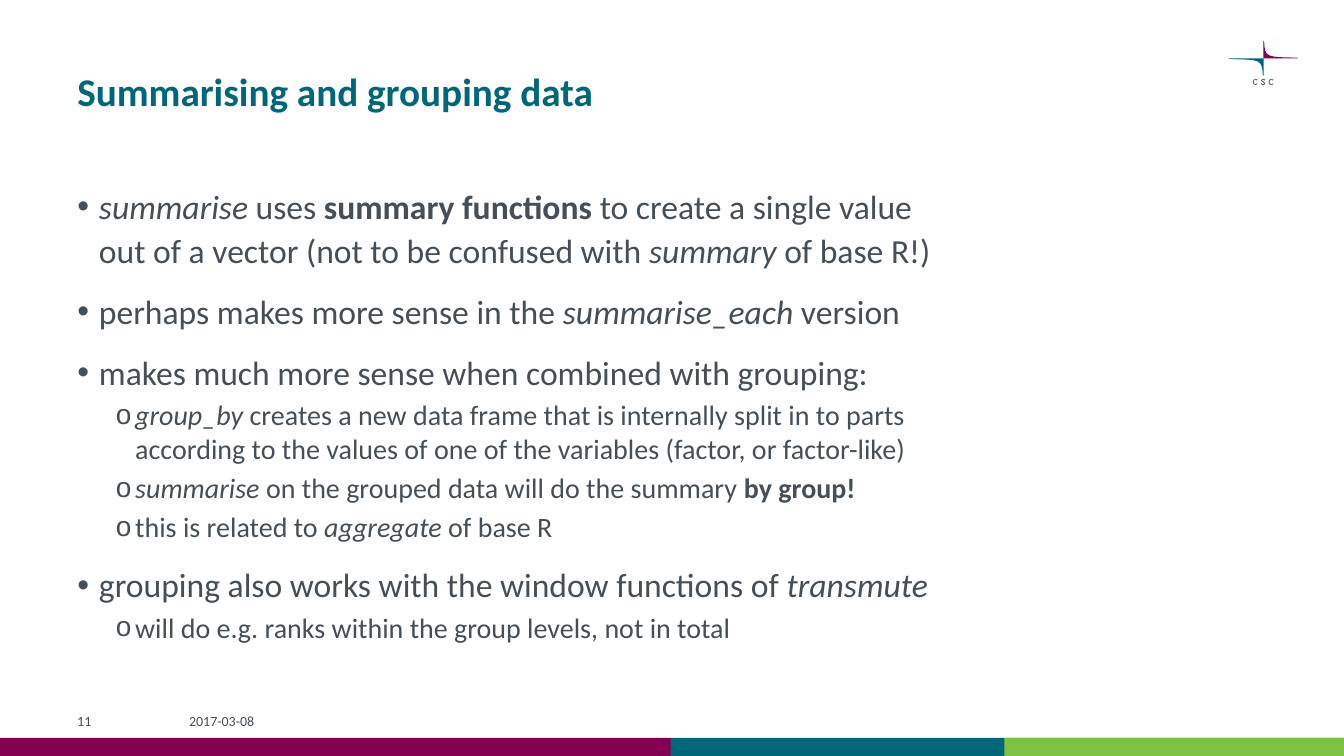
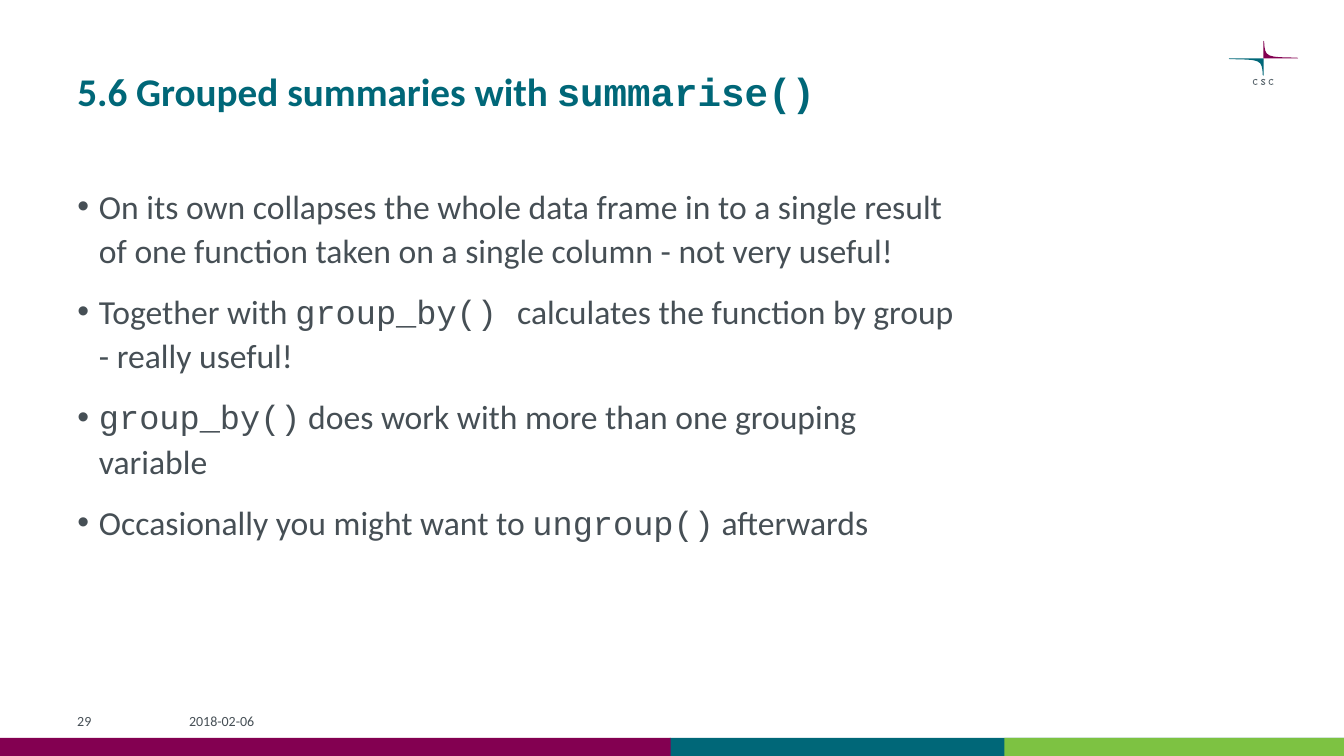
Before and after one commit to csc-training/wrangling-with-R, a slide deck: slide 29 of wrangling_with_r.pptx (slide 11 before the commit). Drawn at 1344x756 pixels with LibreOffice and Linux fonts; fonts in the diff are those of the drawing. Boxes give left, top, right and bottom in pixels: in the first picture for what was removed or moved away, otherwise in the second. Text is boxed around its words. In the diff, an @@ line names an element or a change of style, - is before the commit and + after.

Commit message:
Bioweek18 (#1)
Bioweek 2018 versio

```diff
--- a/wrangling_with_r.pptx
+++ b/wrangling_with_r.pptx
@@ title at box(77, 77, 815, 114): text changed @@
-Summarising and grouping data
+5.6 Grouped summaries with summarise()
@@ text at box(99, 195, 953, 542): text changed; size 20 to 24 pt @@
-• summarise uses summary functions to create a single value out of a vector (not to be confused with summary of base R!)
-• perhaps makes more sense in the summarise_each version
-• makes much more sense when combined with grouping:
-  o group_by creates a new data frame that is internally split in to parts according to the values of one of the variables (factor, or factor-like)
-  o summarise on the grouped data will do the summary by group!
-  o this is related to aggregate of base R
-• grouping also works with the window functions of transmute
-  o will do e.g. ranks within the group levels, not in total
+• On its own collapses the whole data frame in to a single result of one function taken on a single column - not very useful!
+• Together with group_by() calculates the function by group - really useful!
+• group_by() does work with more than one grouping variable
+• Occasionally you might want to ungroup() afterwards
@@ page number at box(77, 717, 91, 726): text changed @@
-11
+29
@@ text at box(189, 716, 254, 726): text changed @@
-2017-03-08
+2018-02-06
```
Also in this commit, not shown: 12 other slides changed, 21 slides added, 1 slide removed, 6 other files.
